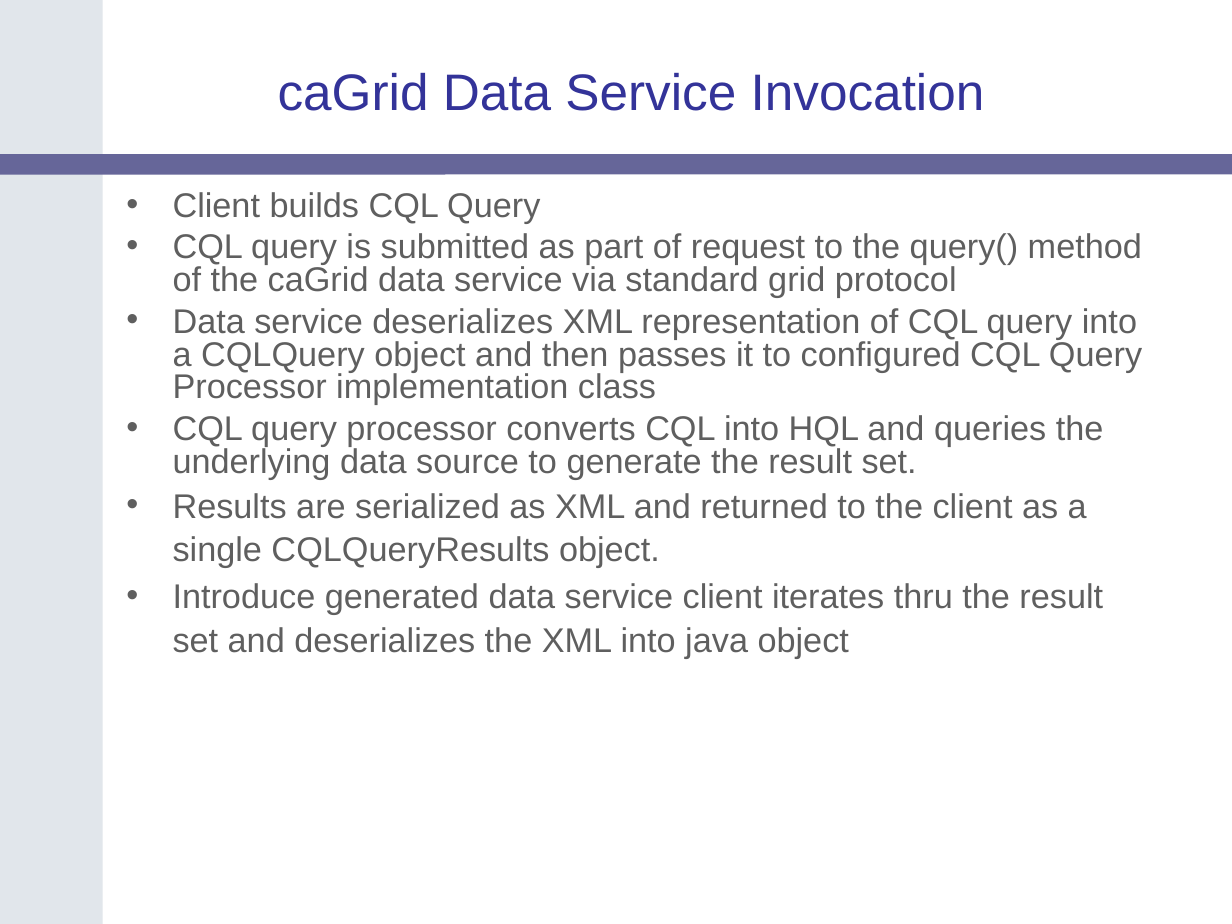
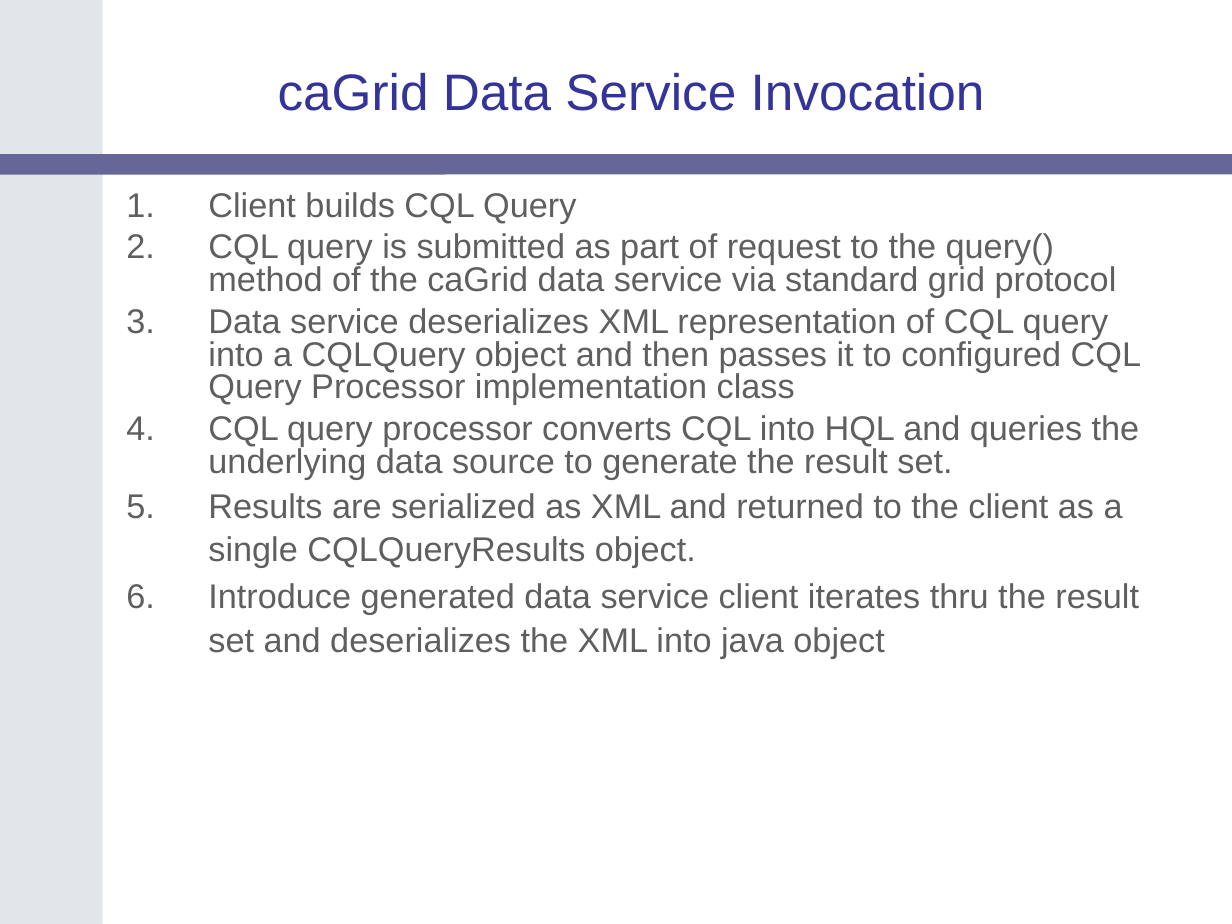
Before and after one commit to NCIP/catrip, a slide deck: slide 26 of catrip/documentation/presentations/catrip_beta_demo_2006_11_01/catrip_demo_2006_11_01.ppt (slide 12 before the commit). Drawn at 1232x924 pixels with LibreOffice and Linux fonts; fonts in the diff are those of the drawing; background and template pictures are left out. Boxes give left, top, right and bottom in pixels: in the first picture for what was removed or moved away, otherwise in the second. Text is boxed around its words. In the diff, an @@ line names an element or a change of style, - is before the commit and + after.

```diff
--- a/catrip/documentation/presentations/catrip_beta_demo_2006_11_01/catrip_demo_2006_11_01.ppt
+++ b/catrip/documentation/presentations/catrip_beta_demo_2006_11_01/catrip_demo_2006_11_01.ppt
@@ text "Client builds CQL Query" at bbox=[208, 192, 1141, 658]: bullet • to 1. @@
```
Also in this commit, not shown: 15 other slides changed, 12 slides added, 2 slides removed.
